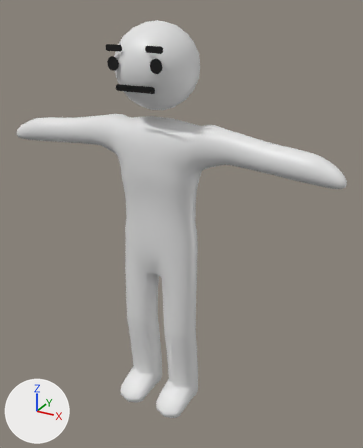
One commit to the FBX model Assets/Models/human.fbx: the scene before it, then after it.
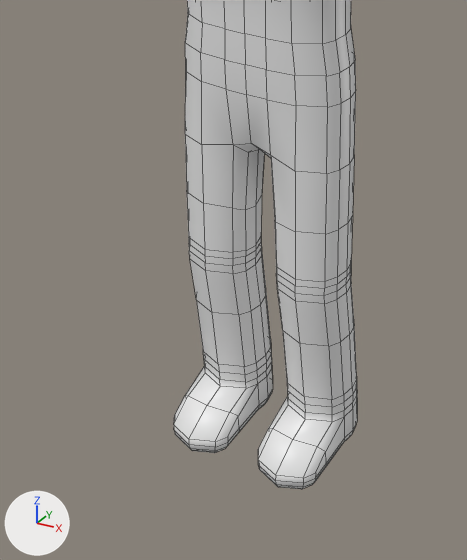
There are two pictures of each version: one whole from a camera (50 mm lens) standing at (1.31, -2.14, 2.24) and looking at (0.07, 0.1, 1.12), one close up on the part from 13% to 67% of the width and 47% to 100% of the height. Arrows for +X, +Y and +Z are at lower left; the lights stay in place. The close-ups show mesh edges as thin lines. Objects named as collision shapes, trigger or cutter boxes, shadow casters or lower levels of detail are left out. Where no turn or scale is listed for an object, it has been applied to the vertices.

Names of what the first close-up shows: 'human_LOD0'.
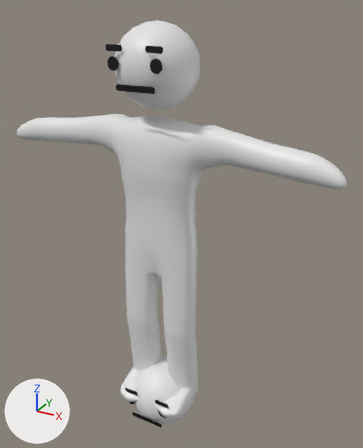
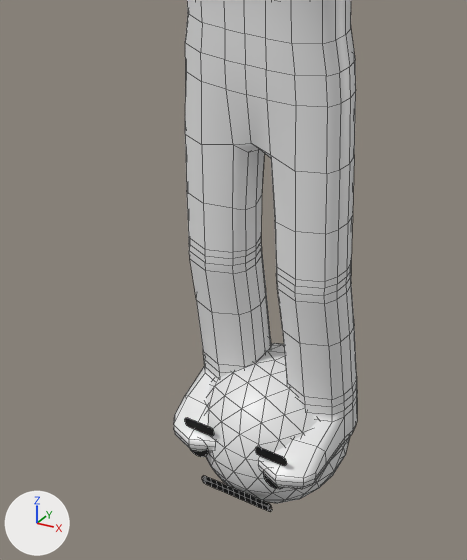
Where the change shows, as pixel boxes [x1, y1, x2, y2] in the close-ups (467 x 560 px):
'head sep', added: after [185, 343, 350, 512]
    faces in mat_skin (white #e7e7e7): [205, 343, 350, 503]
    faces in mat_face (black #000000): [185, 418, 287, 512]

Patch to the scene script:
```diff
--- a/Assets/Models/human.fbx.py
+++ b/Assets/Models/human.fbx.py
@@ me_human_001 @@
+me_human_001.from_pydata(...)  # 313 vertices, 359 faces; spans x -0.205..0.205, y -0.209..0.206, z -0.205..0.204
+# faces by material slot: [320, 39]
+me_human_001.materials.append(mat_skin)  # white #e7e7e7
+me_human_001.materials.append(mat_face)  # black #000000
@@ ob_head_sep @@
+ob_head_sep = bpy.data.objects.new('head sep', me_human_001)
+ob_head_sep.location = (0.0, 0.0, 0.0)
```
